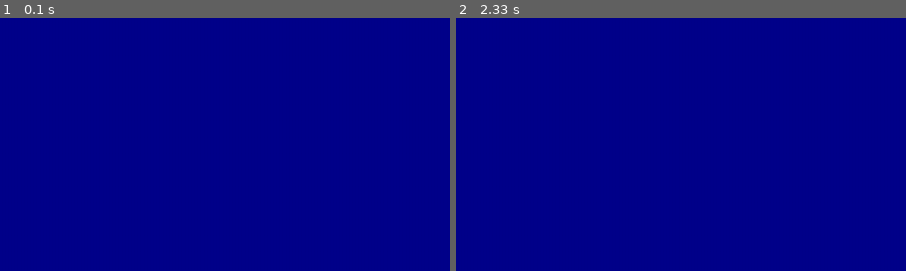
Above: before the commit, frames 1-2 (left to right).
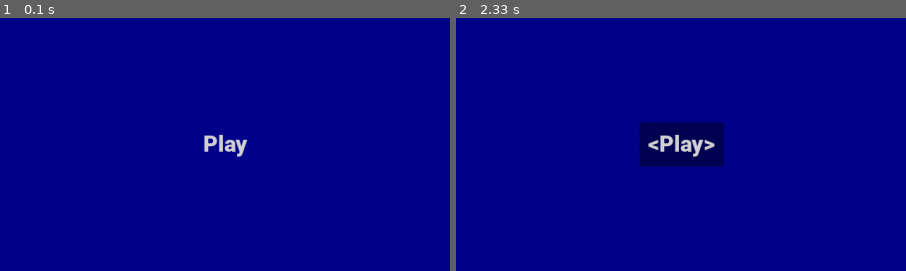
Above: after the commit, the same moments.

Repository: PraneethJain/PyGame-GUI
Game: pygame game, started from src/main.py
Two runs of this game, one before a commit and one after it. Both use one fixed random seed, a clock stepped at 60 frames per second and the inputs below.
Inputs (mouse positions are % of the whole screen's width and height, from its top left):
- Up to frame 1 (0.1 s): no input
- Up to frame 2 (2.33 s): click (50, 50) at 0.38 s; click (50, 57) at 0.72 s; click (50, 50) at 2.05 s, where only the run after the commit has a clickable "Play"
The pictures show only the part of the screen within x 25-75%, y 25-75%; the shares and areas given below are measured in that part.

The runs differ from the first frame. In frame 1, 0.4% of the frame differs, in the area x 45-56%, y 45-55%; in frame 2, 3.4%, in the area x 40-60%, y 41-59%.

Commit message:
Added selected text

Diff:
--- a/src/button.py
+++ b/src/button.py
@@ -21,9 +21,13 @@
         self.font = font
         self.image = self.font.render(self.text, True, color)
         self.image_rect = self.image.get_rect(center=center)
+        self.selected = f"<{text}>"
+        self.selected_surf = self.font.render(self.selected, True, color)
+        self.selected_rect_uninflated = self.selected_surf.get_rect(center = center)
+        self.selected_rect = self.selected_rect_uninflated.inflate(25, 25)
+        self.selected_rect_surf = pg.Surface((self.selected_rect.w, self.selected_rect.h))
+        self.selected_rect_surf.set_alpha(100)
         self.rect = self.image.get_rect(center=center).inflate(25, 25)
-        self.rect_surf = pg.Surface((self.rect.w, self.rect.h))
-        self.rect_surf.set_alpha(100)
         self.hovering = False
         self.pressed = False
         self.unpressed = False
@@ -33,7 +37,7 @@
         if self.rect.collidepoint(pg.mouse.get_pos()):
             self.hovering = True
             self.unpressed = False
-            screen.blit(self.rect_surf, self.rect.topleft)
+            screen.blit(self.selected_rect_surf, self.selected_rect.topleft)
             if any(pg.mouse.get_pressed()):
                 self.pressed = True
             else:
@@ -47,7 +51,10 @@
 
     def draw(self) -> None:
         """Draws the text of the button"""
-        screen.blit(self.image, self.image_rect.topleft)
+        if self.hovering:
+            screen.blit(self.selected_surf, self.selected_rect_uninflated.topleft)
+        else:
+            screen.blit(self.image, self.image_rect.topleft)
 
     def update(self) -> None:
         """Update the button"""
--- a/src/main.py
+++ b/src/main.py
@@ -8,10 +8,11 @@
             pg.quit()
             sys.exit()
 
-
+button = Button("Play")
 while True:
     handle_events(pg.event.get())
 
     screen.fill("darkblue")
+    button.update()
 
     pg.display.flip()
